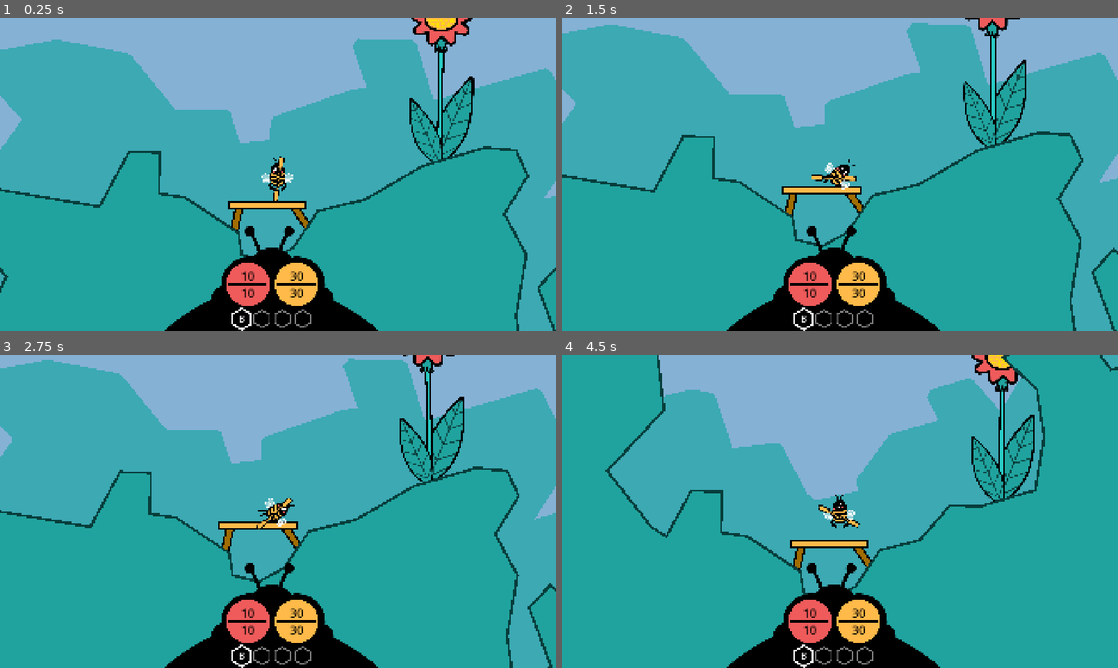
Above: before the commit, frames 1-4 (two rows, left to right).
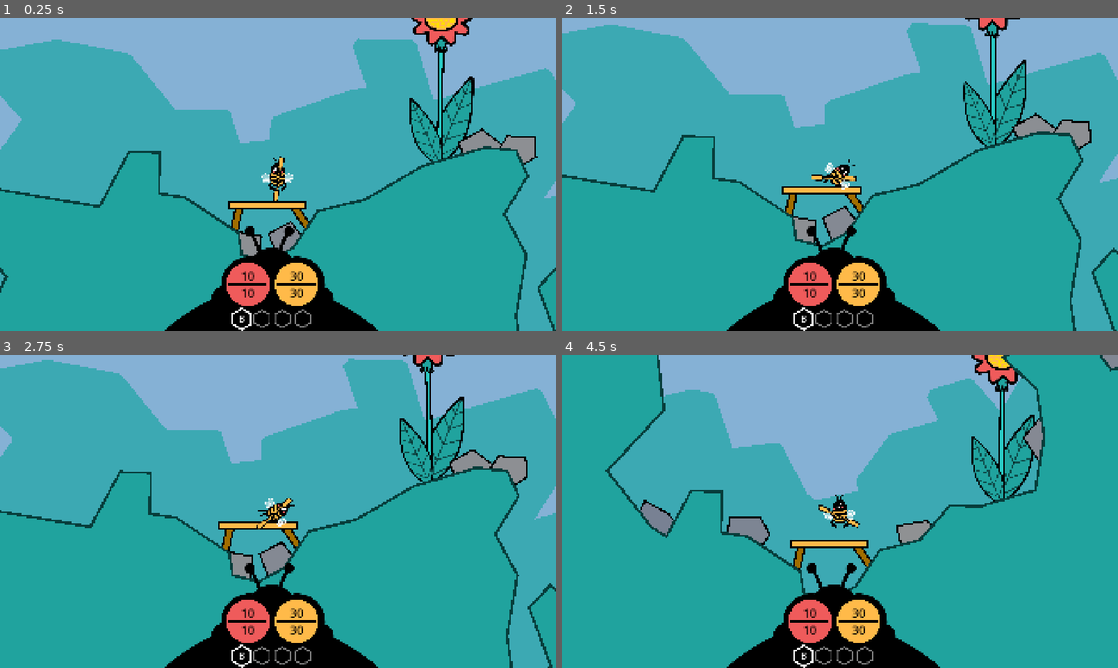
Above: after the commit, the same moments.

Repository: anttihaavikko/slumgum-waggle-dance
Game: Godot game, scene res://Scenes/main.tscn
Two runs of this game, one before a commit and one after it. Both use one fixed random seed, a clock stepped at 60 frames per second and the inputs below.
Inputs (mouse positions are in pixels of both pictures, inside the frame that each line leads up to):
- Up to frame 1 (0.25 s): no input
- Up to frame 2 (1.5 s): tap Enter at 0.5 s; move the mouse to (962, 158) at 0.52 s; hold D (right) 0.53-1.28 s; right-click (962, 158) at 0.6 s; move the mouse to (728, 190) at 1.27 s; hold S (brake) from 1.28 s (still down); click (728, 190) at 1.35 s
- Up to frame 3 (2.75 s): move the mouse to (333, 442) at 2.02 s; release S (brake) at 2.03 s; hold D (right) from 2.03 s (still down); tap 1 (slot_1) at 2.1 s
- Up to frame 4 (4.5 s): move the mouse to (812, 574) at 2.77 s; release D (right) at 2.78 s; hold W (accelerate) 2.78-3.53 s; tap 2 (slot_2) at 2.85 s; move the mouse to (1006, 558) at 3.52 s; hold Z 3.53-4.28 s; hold A (left) from 3.53 s (still down); move the mouse to (673, 464) at 4.27 s; tap R at 4.35 s

The runs differ from the first frame. In frame 1, 1.2% of the frame differs, in the area x 43-97%, y 35-76%; in frame 2, 1.3%; in frame 3, 1.3%; in frame 4, 1.5%, in the area x 14-100%, y 0-61%.

Commit message:
Add rocks

Diff:
--- a/Scenes/main.tscn
+++ b/Scenes/main.tscn
@@ -15,6 +15,7 @@
 [ext_resource type="PackedScene" uid="uid://dxxgw2udie8rg" path="res://_Starter/Scenes/face.tscn" id="7_344ge"]
 [ext_resource type="Texture2D" uid="uid://mhlcnjododb8" path="res://Sprites/wing.png" id="7_ynf5e"]
 [ext_resource type="Texture2D" uid="uid://bvmu61ruffpjm" path="res://Sprites/feeler.png" id="9_6iyac"]
+[ext_resource type="PackedScene" uid="uid://dagf4wr0s64rf" path="res://Scenes/rock.tscn" id="9_o1aky"]
 [ext_resource type="PackedScene" uid="uid://d1kmkyvijt4sh" path="res://Scenes/platform.tscn" id="9_ynf5e"]
 [ext_resource type="PackedScene" uid="uid://dq36w8r4o0c4s" path="res://Scenes/support.tscn" id="10_hptm8"]
 [ext_resource type="Texture2D" uid="uid://chigtoisavcty" path="res://Sprites/held-hammer.png" id="10_k12tt"]
@@ -320,7 +321,7 @@
 
 [node name="LiveLimb3" type="Line2D" parent="Bee/Body" unique_id=1607490853 node_paths=PackedStringArray("target")]
 position = Vector2(-43, 120)
-points = PackedVector2Array(0, 0, -31.36444, 24.82486, -4, 53.999985)
+points = PackedVector2Array(0, 0, -31.36438, 24.82489, -4, 54.000046)
 width = 20.0
 default_color = Color(0, 0, 0, 1)
 joint_mode = 2
@@ -506,6 +507,7 @@
 bg = NodePath("Bg")
 flower_prefab = ExtResource("30_7k868")
 ray = NodePath("../RayCast2D")
+rock_prefab = ExtResource("9_o1aky")
 
 [node name="Bg" type="Polygon2D" parent="Island" unique_id=935066965]
 z_index = -20
--- /dev/null
+++ b/Scenes/rock.tscn
@@ -0,0 +1,27 @@
+[gd_scene format=3 uid="uid://dagf4wr0s64rf"]
+
+[ext_resource type="Script" uid="uid://wbt7ku5t32ht" path="res://_Starter/Scripts/rock.gd" id="1_lgx4v"]
+
+[node name="Rock" type="Node2D" unique_id=256846012 node_paths=PackedStringArray("poly", "line", "collider")]
+z_index = -1
+script = ExtResource("1_lgx4v")
+poly = NodePath("Polygon2D")
+line = NodePath("Line2D")
+collider = NodePath("StaticBody2D/CollisionPolygon2D")
+tint = Color(0.80580723, 0.87184894, 0.999999, 1)
+
+[node name="Polygon2D" type="Polygon2D" parent="." unique_id=1222369177]
+color = Color(0.57700837, 0.5770084, 0.57700837, 1)
+polygon = PackedVector2Array(273, 28, 132, -220, -187, -145, -226, 135, 93, 263)
+
+[node name="Line2D" type="Line2D" parent="." unique_id=2068691883]
+closed = true
+width = 20.0
+default_color = Color(0, 0, 0, 1)
+
+[node name="StaticBody2D" type="StaticBody2D" parent="." unique_id=960823535]
+collision_layer = 8
+collision_mask = 8
+
+[node name="CollisionPolygon2D" type="CollisionPolygon2D" parent="StaticBody2D" unique_id=105671712]
+polygon = PackedVector2Array(103, -79, 103, 62, -73, 83, -91, -54, 27, -152)
--- a/Scripts/island.gd
+++ b/Scripts/island.gd
@@ -8,6 +8,7 @@
 @export var bg: Polygon2D
 @export var flower_prefab: PackedScene
 @export var ray: RayCast2D
+@export var rock_prefab: PackedScene
 
 var gap := 5000
 var pieces := 3
@@ -45,6 +46,15 @@
 	spawn_flower(-3500)
 	spawn_flower(2000)
 
+	var spots := range(poly.polygon.size())
+	spots.shuffle()
+
+	for i in 50:
+		var rock = rock_prefab.instantiate() as Node2D
+		var p = poly.polygon[spots[i]]
+		rock.global_position = p
+		add_child(rock)
+
 func spawn_flower(pos: float):
 	ray.global_position = Vector2(global_position.x + pos, -2500)
 	ray.force_raycast_update()
--- /dev/null
+++ b/_Starter/Scripts/rock.gd
@@ -0,0 +1,19 @@
+extends Node2D
+
+@export var poly: Polygon2D
+@export var line: Line2D
+@export var collider: CollisionPolygon2D
+@export var tint: Color
+
+func _ready() -> void:
+	rotate(PI * randf_range(-2, 2))
+	var changed = poly.polygon.duplicate()
+	for i in changed.size():
+		var diff = 50.0 if randf() < 0.8 else 100.0
+		changed[i] += Vector2(randf_range(-diff, diff), randf_range(-diff, diff))
+	poly.polygon = changed
+	if randf() < 0.5:
+		poly.polygon = Geometry2D.offset_polygon(poly.polygon, randf_range(-50, 100))[0]
+	line.points = poly.polygon
+	collider.polygon = poly.polygon
+	poly.self_modulate = lerp(Color.WHITE, tint, randf())
Not shown, added: _Starter/Scripts/rock.gd.uid
Not shown, changed: Misc/art.afdesign~lock~
